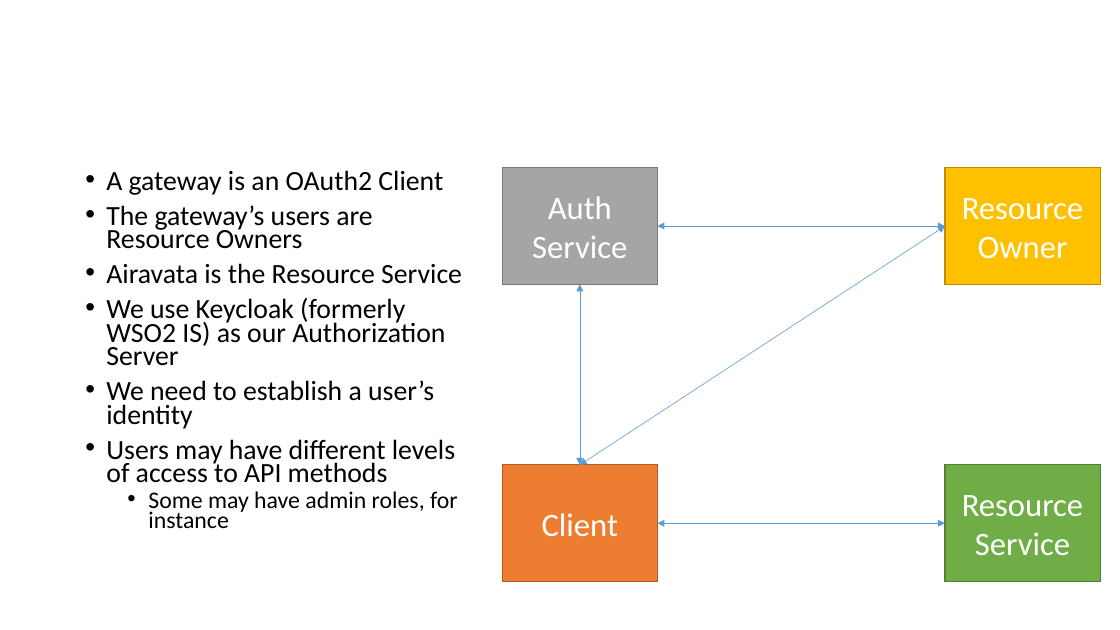
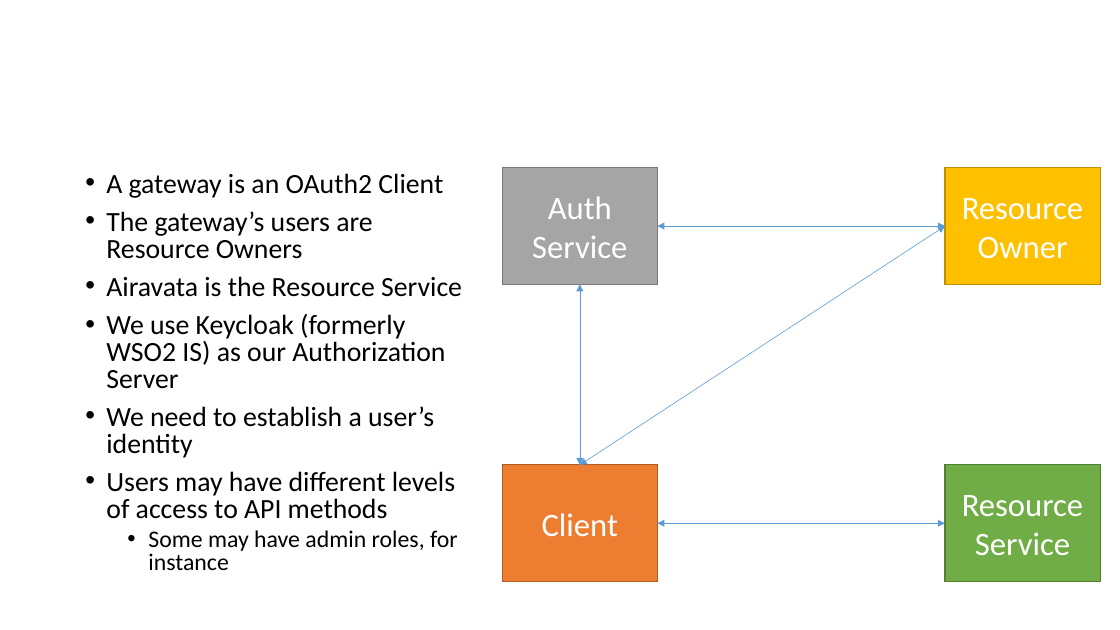
Before and after one commit to airavata-courses/airavata-courses.github.io, a slide deck: slide 34 of slides/Fall2017-OAuth2-OIDC.pptx (slide 33 before the commit). Drawn at 1120x630 pixels with LibreOffice and Linux fonts; fonts in the diff are those of the drawing. Boxes give left, top, right and bottom in pixels: in the first picture for what was removed or moved away, otherwise in the second. Text is boxed around its words. In the diff, an @@ line names an element or a change of style, - is before the commit and + after.

Commit message:
Updating OAuth2 slides

```diff
--- a/slides/Fall2017-OAuth2-OIDC.pptx
+++ b/slides/Fall2017-OAuth2-OIDC.pptx
@@ text "A gateway is an OAuth2 ...": place and size @@
-text "A gateway is an OAuth2 ..." at [77, 168, 489, 568]
+text "A gateway is an OAuth2 ..." at [77, 168, 489, 582]
@@ text "A gateway is an OAuth2 ..." at [77, 168, 489, 582]: line spacing 0.7 to 0.8 @@
```
Also in this commit, not shown: 13 other slides changed, 2 slides added, 7 slides removed.
